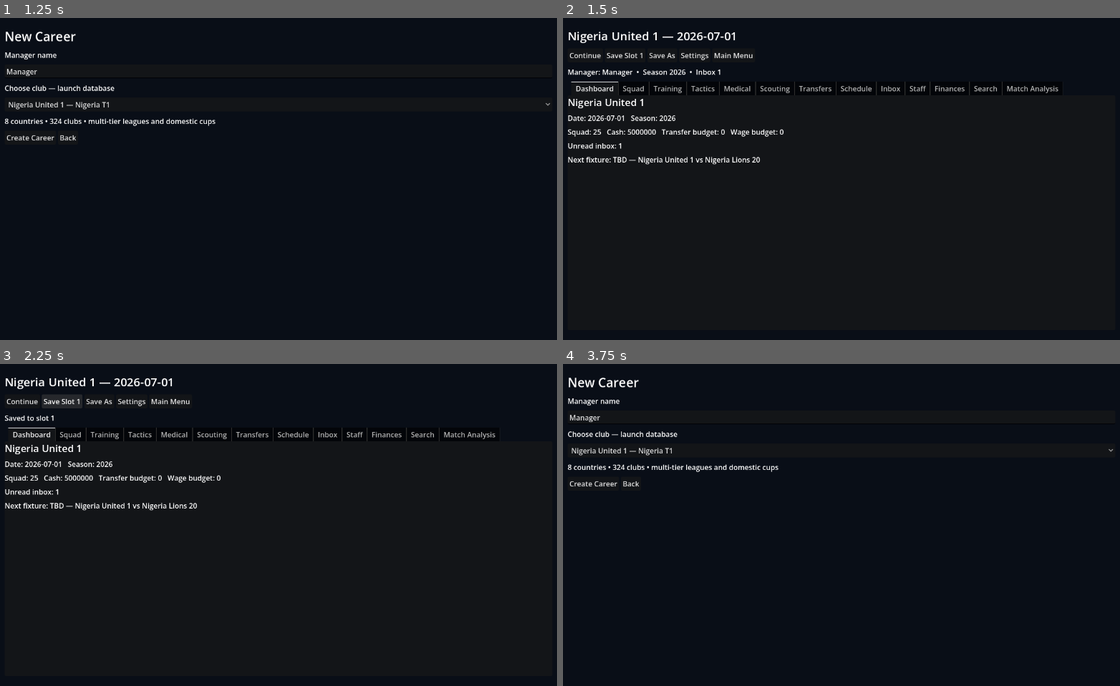
Above: before the commit, frames 1-4 (two rows, left to right).
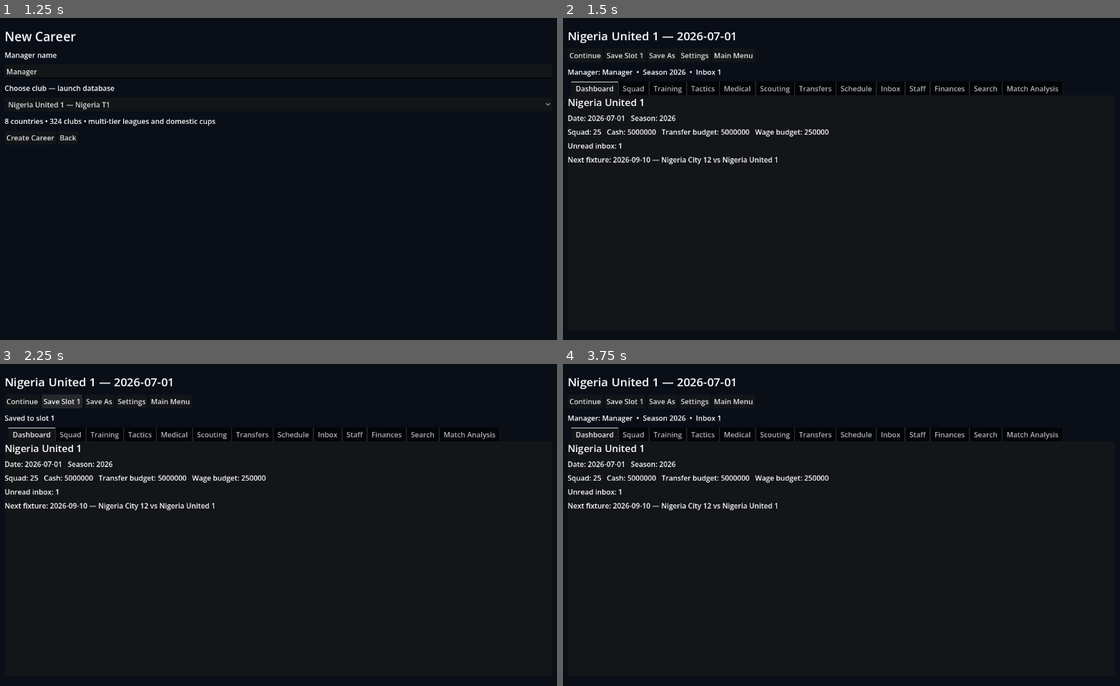
Above: after the commit, the same moments.

Repository: eghosa001/football-manager
Game: Godot game, scene res://game/scenes/career_app.tscn
The game is run twice, just before and just after one commit, with the same random seed, the same clock (stepped at 60 frames per second) and the same inputs.
Inputs (mouse positions are in pixels of both pictures, inside the frame that each line leads up to):
- Up to frame 1 (1.25 s): click "New Career" at 0.5 s
- Up to frame 2 (1.5 s): click "Create Career" at 1.25 s
- Up to frame 3 (2.25 s): click "Save Slot 1" at 2 s
- Up to frame 4 (3.75 s): click "Main Menu" at 2.75 s; click (841, 421) at 3.5 s, where only the run after the commit has a clickable "Resume Career"

Frame 1 is identical in both runs. In frame 2, 0.6% of the frame differs, in the area x 8-48%, y 34-46%; in frame 3, 0.6%; in frame 4, 3.5%, in the area x 0-99%, y 4-46%.
Error before the commit: Parse Error: Cannot infer the type of "key" variable because the value doesn't have a set type. (res://simulation/tactics/tactics_manager.gd:67)

Commit message:
Harden RC2 career runtime, persistence and local validation

Diff:
--- a/application/career/career_session.gd
+++ b/application/career/career_session.gd
@@ -21,6 +21,7 @@
 var seed := 12345
 
 func new_career(manager_name: String, club_id: String = "", world_seed: int = 12345, launch_countries: int = 0) -> Dictionary:
+	save_path = ""
 	seed = world_seed
 	world = LaunchWorldBuilderClass.new().build(seed, launch_countries, 25)
 	if world.is_empty(): world = WorldGeneratorClass.new().create_world(seed)
--- a/application/career/daily_services.gd
+++ b/application/career/daily_services.gd
@@ -29,10 +29,15 @@
 func _advance_medical(world: Dictionary, managed_club_id: String) -> Array:
 	var medical_system = MedicalSystemClass.new()
 	var updates: Array = []
+	var physios: Dictionary = {}
+	for member in world.get("staff", []):
+		if String(member.get("role", "")) != "physio": continue
+		var club_id := String(member.get("club_id", ""))
+		physios[club_id] = maxi(int(physios.get(club_id, 50)), int(member.get("ability", 50)))
 	for player in world.get("players", []):
 		if bool(player.get("retired", false)): continue
 		var was_injured := int(player.get("injured_days", 0)) > 0
-		var physio_quality := _physio_quality(world.get("staff", []), String(player.get("club_id", "")))
+		var physio_quality := int(physios.get(String(player.get("club_id", "")), 50))
 		var result: Dictionary = medical_system.advance_day(player, physio_quality, 0.65)
 		if bool(result.get("recovered", false)):
 			updates.append({"player_id":String(player.get("id", "")),"type":"recovered"})
--- a/application/career/player_stats_service.gd
+++ b/application/career/player_stats_service.gd
@@ -7,18 +7,22 @@
 	world["player_match_stats"] = world.get("player_match_stats", [])
 	world["player_history"] = world.get("player_history", [])
 	var lineups: Dictionary = result.get("lineups", {})
+	var player_index: Dictionary = {}
+	for player in world.get("players", []): player_index[String(player.get("id", ""))] = player
+	var match_rows: Dictionary = {}
 	for side in ["home", "away"]:
 		for player_id in lineups.get(side, []):
-			var player := _player(world.get("players", []), String(player_id))
+			var player: Dictionary = player_index.get(String(player_id), {})
 			if player.is_empty(): continue
 			player["season_appearances"] = int(player.get("season_appearances", 0)) + 1
 			player["career_appearances"] = int(player.get("career_appearances", 0)) + 1
 			var row := {"player_id":String(player_id),"fixture_id":String(fixture.get("id", "")),"competition_id":String(fixture …(187 unchanged characters)…
 			world.player_match_stats.append(row)
+			match_rows[String(player_id)] = row
 	for event in result.get("events", []):
 		var player_id := String(event.get("player_id", ""))
 		if player_id == "": continue
-		var row := _match_row(world.player_match_stats, String(fixture.get("id", "")), player_id)
+		var row: Dictionary = match_rows.get(player_id, {})
 		if row.is_empty(): continue
 		match String(event.get("type", "")):
 			"shot":
@@ -31,7 +35,7 @@
 			"dribble":
 				row.dribbles = int(row.dribbles) + 1
 				if bool(event.get("success", false)): row.dribbles_completed = int(row.dribbles_completed) + 1
-	_update_season_history(world, fixture, result)
+	_update_season_history(world, fixture, result, match_rows)
 
 func season_totals(world: Dictionary, player_id: String, season_year: int = -1) -> Dictionary:
 	var target_year := int(world.get("season_year", 2026)) if season_year < 0 else season_year
@@ -44,7 +48,7 @@
 	total.xg = snappedf(float(total.xg), 0.01)
 	return total
 
-func _update_season_history(world: Dictionary, fixture: Dictionary, result: Dictionary) -> void:
+func _update_season_history(world: Dictionary, fixture: Dictionary, result: Dictionary, match_rows: Dictionary) -> void:
 	var year := int(world.get("season_year", 2026))
 	for side in ["home", "away"]:
 		var club_id := String(fixture.get("home_club_id", "")) if side == "home" else String(fixture.get("away_club_id", ""))
@@ -54,7 +58,7 @@
 				row = {"player_id":String(player_id),"season_year":year,"club_id":club_id,"competition_id":String(fixture.get("competition_id", "")),"appearances":0,"goals":0,"xg":0.0}
 				world.player_history.append(row)
 			row.appearances = int(row.appearances) + 1
-			var match_row := _match_row(world.player_match_stats, String(fixture.get("id", "")), String(player_id))
+			var match_row: Dictionary = match_rows.get(String(player_id), {})
 			if not match_row.is_empty():
 				row.goals = int(row.goals) + int(match_row.goals)
 				row.xg = snappedf(float(row.xg) + float(match_row.xg), 0.01)
--- a/application/career/recruitment_daily.gd
+++ b/application/career/recruitment_daily.gd
@@ -12,9 +12,9 @@
 		if not bool(focus.get("active", true)): continue
 		var scout := _staff(world, String(focus.get("scout_id", "")))
 		if scout.is_empty(): continue
-		var before_count := focus.get("discovered", []).size()
+		var before_count: int = focus.get("discovered", []).size()
 		service.advance_focus(world, focus, 1, int(scout.get("ability", 50)), seed + _stable_key(String(focus.get("id", ""))))
-		var after_count := focus.get("discovered", []).size()
+		var after_count: int = focus.get("discovered", []).size()
 		updates.append({"focus_id":String(focus.id),"progress":float(focus.progress),"new_players":after_count-before_count})
 		if String(focus.get("club_id", "")) == managed_club_id and after_count > before_count:
 			InboxServiceClass.new().add_message(world, "scouting", "Recruitment focus update", "%d new player%s discovered in %s." % [after_count-before_count,"" if after_count-before_count == 1 else "s",String(focus.get("country_id", "the target nation"))])
--- a/application/career/save_slots.gd
+++ b/application/career/save_slots.gd
@@ -2,6 +2,13 @@
 extends RefCounted
 
 const SaveStoreClass = preload("res://persistence/save_store.gd")
+
+func first_available_slot(max_slots: int = 10) -> int:
+	for slot in range(1, max_slots + 1):
+		var path := slot_path(slot)
+		if not FileAccess.file_exists(path) and not FileAccess.file_exists(path + ".bak"):
+			return slot
+	return 0
 
 func slot_path(slot: int) -> String:
 	return "user://saves/career_%02d.fdn" % clampi(slot, 1, 20)
--- a/game/career/career_app.gd
+++ b/game/career/career_app.gd
@@ -48,6 +48,7 @@
 	var root := _clear()
 	_add_heading(root, "FOOTBALL DYNASTY", 36)
 	var subtitle := Label.new(); subtitle.text = "Build a dynasty. Shape a football world."; root.add_child(subtitle)
+	if not session.world.is_empty(): _add_button(root, "Resume Career", _show_career)
 	_add_button(root, "New Career", _show_new_career)
 	_add_button(root, "Load Career", _show_load_menu)
 	_add_button(root, "Settings", _show_settings)
@@ -105,6 +106,7 @@
 	_add_button(buttons, "Back", _show_main_menu)
 
 func _create_career_from_wizard() -> void:
+	active_slot = slots.first_available_slot()
 	var manager_name := _manager_name_input.text.strip_edges()
 	if manager_name == "": manager_name = "Manager"
 	var selected := clampi(_club_selector.selected, 0, maxi(0, _wizard_clubs.size()-1))
@@ -149,7 +151,7 @@
 	_add_heading(root, "%s — %s" % [String(club.get("name", "Club")), String(snap.date)], 26)
 	var buttons := HBoxContainer.new(); root.add_child(buttons)
 	_add_button(buttons, "Continue", _advance_day)
-	_add_button(buttons, "Save Slot %d" % active_slot, _save)
+	_add_button(buttons, "Save Slot %d" % active_slot if active_slot > 0 else "Save Career", _save)
 	_add_button(buttons, "Save As", _show_save_as)
 	_add_button(buttons, "Settings", _show_settings)
 	_add_button(buttons, "Main Menu", _show_main_menu)
@@ -181,8 +183,8 @@
 	_add_button(root, "Back", _show_career)
 
 func _save_to_slot(slot: int) -> void:
-	active_slot = slot
 	var err := slots.save_slot(slot, session.world, session.history, session.manager)
+	if err == OK: active_slot = slot
 	_show_career()
 	if status != null: status.text = "Saved to slot %d" % slot if err == OK else "Save failed (%d)" % err
 
@@ -215,11 +217,17 @@
 	var result: Dictionary = DayRunnerClass.new().advance_day(session.world, session.history, session.seed + int(session.world.get("day_index",0))*17 + int(session.world.get("season_year",2026))*101)
 	if result.has("error"):
 		status.text = "Unable to advance day"; return
-	if bool(settings.get("autosave", true)) and int(session.world.get("day_index", 0)) % int(settings.get("autosave_interval_days", 7)) == 0:
-		slots.save_slot(active_slot, session.world, session.history, session.manager)
-	_show_career()
+	var save_error: Error = OK
+	if active_slot > 0 and bool(settings.get("autosave", true)) and int(session.world.get("day_index", 0)) % maxi(1, int(settings.get("autosave_interval_days", 7))) == 0:
+		save_error = slots.save_slot(active_slot, session.world, session.history, session.manager)
+	_show_career()
+	if save_error != OK: status.text = "Autosave failed (%d). Please save your career manually." % save_error
+	elif active_slot == 0: status.text = "All save slots are occupied. Use Save As to choose a slot."
 
 func _save() -> void:
+	if active_slot == 0:
+		_show_save_as()
+		return
 	var err := slots.save_slot(active_slot, session.world, session.history, session.manager)
 	status.text = "Saved to slot %d" % active_slot if err == OK else "Save failed (%d)" % err
 
--- a/game/match_viewer.gd
+++ b/game/match_viewer.gd
@@ -120,7 +120,7 @@
 func _to_screen(position: Dictionary, pitch: Rect2) -> Vector2:
 	var x := float(position.get("x", 0.0))
 	var y := float(position.get("y", 0.0))
-	var spatial := match_result.get("spatial", {})
+	var spatial: Dictionary = match_result.get("spatial", {})
 	var length := float(spatial.get("pitch_length", 1.0))
 	var width := float(spatial.get("pitch_width", 1.0))
 	# Phase 8 legacy frames are normalized; Match Engine v2 frames use metres.
--- a/persistence/save_store.gd
+++ b/persistence/save_store.gd
@@ -28,10 +28,16 @@
 	if _load_path(temp_path).is_empty():
 		DirAccess.remove_absolute(temp_global)
 		return ERR_FILE_CORRUPT
-	if FileAccess.file_exists(backup_path):
-		DirAccess.remove_absolute(backup_global)
 	if FileAccess.file_exists(path):
-		var backup_error := DirAccess.rename_absolute(save_global, backup_global)
+		var backup_error: Error = OK
+		if _load_path(path).is_empty():
+			# A recovered career must retain its good backup, not replace it with corruption.
+			backup_error = DirAccess.remove_absolute(save_global)
+		else:
+			if FileAccess.file_exists(backup_path):
+				backup_error = DirAccess.remove_absolute(backup_global)
+			if backup_error == OK:
+				backup_error = DirAccess.rename_absolute(save_global, backup_global)
 		if backup_error != OK:
 			DirAccess.remove_absolute(temp_global)
 			return backup_error
@@ -73,6 +79,11 @@
 	return _migrate(parsed)
 
 func _migrate(payload: Dictionary) -> Dictionary:
+	# Validate before typed assignments so damaged files fall back to the backup.
+	if not payload.get("world") is Dictionary or not payload.get("history", []) is Array:
+		return {}
+	if not payload.get("schema_version", 0) is int:
+		return {}
 	var version: int = int(payload.get("schema_version", 0))
 	if version == 0:
 		payload["history"] = payload.get("history", [])
--- a/simulation/competitions/registration_service.gd
+++ b/simulation/competitions/registration_service.gd
@@ -20,8 +20,10 @@
 		reasons.append("too_young")
 	return {"eligible":reasons.is_empty(),"reasons":reasons,"homegrown":homegrown,"foreign":home_country != "" and nationality != "" and nationality != home_country,"u21":age <= 21}
 
-func register_squad(world: Dictionary, club_id: String, competition: Dictionary, player_ids: Array, season_year: int) -> Dictionary:
+func register_squad(world: Dictionary, club_id: String, competition: Dictionary, player_ids: Array, season_year: int, player_index: Dictionary = {}) -> Dictionary:
 	ensure_world(world)
+	if player_index.is_empty():
+		for player in world.get("players", []): player_index[String(player.get("id", ""))] = player
 	var rules: Dictionary = competition.get("registration_rules", {})
 	var max_squad := int(rules.get("max_squad", 25))
 	var min_homegrown := int(rules.get("min_homegrown", 0))
@@ -33,7 +35,10 @@
 	var foreign_count := 0
 	var goalkeeper_count := 0
 	for player_id in player_ids:
-		var player := _player(world, String(player_id))
+		if String(player_id) in accepted:
+			rejected.append({"player_id":String(player_id),"reason":"duplicate"})
+			continue
+		var player: Dictionary = player_index.get(String(player_id), {})
 		if player.is_empty() or String(player.get("club_id", "")) != club_id:
 			rejected.append({"player_id":String(player_id),"reason":"not_at_club"})
 			continue
@@ -58,14 +63,19 @@
 
 func auto_register_world(world: Dictionary, season_year: int) -> Dictionary:
 	ensure_world(world)
+	var player_index: Dictionary = {}
+	var squads: Dictionary = {}
+	for player in world.get("players", []):
+		player_index[String(player.get("id", ""))] = player
+		if bool(player.get("retired", false)): continue
+		var club_id := String(player.get("club_id", ""))
+		if not squads.has(club_id): squads[club_id] = []
+		squads[club_id].append(player)
 	var registered := 0
 	var invalid := 0
 	for competition in world.get("competitions", []):
 		for club_id in competition.get("club_ids", []):
-			var candidates: Array = []
-			for player in world.get("players", []):
-				if String(player.get("club_id", "")) == String(club_id) and not bool(player.get("retired", false)):
-					candidates.append(player)
+			var candidates: Array = squads.get(String(club_id), []).duplicate()
 			candidates.sort_custom(func(a: Dictionary, b: Dictionary):
 				var a_gk := 1 if String(a.get("position", "")) == "GK" else 0
 				var b_gk := 1 if String(b.get("position", "")) == "GK" else 0
@@ -76,7 +86,7 @@
 			)
 			var ids: Array = []
 			for player in candidates: ids.append(String(player.get("id", "")))
-			var result: Dictionary = register_squad(world, String(club_id), competition, ids, season_year)
+			var result: Dictionary = register_squad(world, String(club_id), competition, ids, season_year, player_index)
 			registered += 1
 			if not bool(result.get("valid", false)): invalid += 1
 	return {"registered":registered,"invalid":invalid}
@@ -88,7 +98,7 @@
 	var ids: Array = world.registrations[key].get("player_ids", [])
 	var players: Array = []
 	for player in world.get("players", []):
-		if String(player.get("id", "")) in ids: players.append(player)
+		if String(player.get("id", "")) in ids and String(player.get("club_id", "")) == club_id and not bool(player.get("retired", false)): players.append(player)
 	return players
 
 func is_registered(world: Dictionary, club_id: String, competition_id: String, season_year: int, player_id: String) -> bool:
--- a/simulation/match/full_match_engine_v2.gd
+++ b/simulation/match/full_match_engine_v2.gd
@@ -144,7 +144,7 @@
 func _best_set_piece_taker(team: Array) -> Dictionary:
 	var best: Dictionary = team[0]
 	for player in team:
-		var a := player.get("attributes", {}); var b := best.get("attributes", {})
+		var a: Dictionary = player.get("attributes", {}); var b: Dictionary = best.get("attributes", {})
 		var score := int(a.get("corners",a.get("free_kicks",player.get("current_ability",50))))
 		var best_score := int(b.get("corners",b.get("free_kicks",best.get("current_ability",50))))
 		if score > best_score: best = player
--- a/simulation/scouting/scouting_service.gd
+++ b/simulation/scouting/scouting_service.gd
@@ -58,7 +58,7 @@
 	ensure_world(world)
 	var country_id := String(player.get("country_id", ""))
 	var country_bonus := float(world.country_knowledge.get(country_id,0.0))*0.25
-	var knowledge: float = clampf(maxf(float(world.scouting_knowledge.get(String(player.id),0.0)),observer_quality/100.0*0.5,country_bonus),0.0,1.0)
+	var knowledge: float = clampf(maxf(maxf(float(world.scouting_knowledge.get(String(player.id),0.0)),observer_quality/100.0*0.5),country_bonus),0.0,1.0)
 	var attrs: Dictionary = player.get("attributes", {})
 	var visible := {}
 	for name in attrs.keys():
--- a/simulation/tactics/tactics_manager.gd
+++ b/simulation/tactics/tactics_manager.gd
@@ -64,7 +64,7 @@
 	var roles := {}; var duties := {}; var role_counts := {}
 	for position in FORMATIONS[formation]:
 		role_counts[position] = int(role_counts.get(position, 0)) + 1
-		var key := position if int(role_counts[position]) == 1 else "%s_%d" % [position, int(role_counts[position])]
+		var key: String = position if int(role_counts[position]) == 1 else "%s_%d" % [position, int(role_counts[position])]
 		roles[key] = String(ROLES.get(position,["support"])[0])
 		duties[key] = _default_duty(position)
 	var tactic := {"formation":formation,"mentality":mentality,"tempo":tempo,"pressing":pressing,"roles":roles,"duties":duties,"familiarity":50.0,"instructions":default_instructions(mentality,tempo,pressing)}
--- /dev/null
+++ b/tests/career_ui_test.gd
@@ -0,0 +1,31 @@
+extends SceneTree
+
+func _init() -> void:
+	_run.call_deferred()
+
+func _run() -> void:
+	var scene = load("res://game/scenes/career_app.tscn").instantiate()
+	root.add_child(scene)
+	await process_frame
+	scene._show_new_career()
+	await process_frame
+	assert(scene._wizard_clubs.size() > 0)
+	scene.session.new_career("UI Test", "", 12345, 1)
+	scene._show_career()
+	await process_frame
+	assert(is_instance_valid(scene.status))
+	scene._advance_day()
+	await process_frame
+	assert(int(scene.session.world.day_index) == 1)
+	scene._show_save_as()
+	await process_frame
+	scene._save_to_slot(1)
+	await process_frame
+	assert(scene.status.text == "Saved to slot 1")
+	scene._load_slot(1)
+	await process_frame
+	assert(scene.session.manager.name == "UI Test")
+	scene.queue_free()
+	await process_frame
+	print("[TEST] CAREER UI PASS")
+	quit(0)
--- /dev/null
+++ b/tests/player_stats_test.gd
@@ -0,0 +1,21 @@
+extends SceneTree
+
+func _init() -> void:
+	var service = preload("res://application/career/player_stats_service.gd").new()
+	var world := {"season_year":2026,"players":[{"id":"p1"},{"id":"p2"}]}
+	var fixture := {"id":"f1","competition_id":"league","home_club_id":"a","away_club_id":"b"}
+	var result := {"lineups":{"home":["p1"],"away":["p2"]},"events":[{"player_id":"p1","type":"shot","outcome":"goal","xg":0.25},{"player_id":"p2","type":"pass","success":true}]}
+	service.record_match(world, fixture, result)
+	var first_match: Array = world.player_match_stats.duplicate(true)
+	fixture.id = "f2"
+	service.record_match(world, fixture, result)
+	assert(world.player_match_stats.slice(0, 2) == first_match)
+	assert(world.player_match_stats.size() == 4)
+	var totals: Dictionary = service.season_totals(world, "p1")
+	assert(totals.appearances == 2 and totals.goals == 2 and totals.shots == 2)
+	assert(is_equal_approx(totals.xg, 0.5))
+	assert(service.season_totals(world, "p2").passes_completed == 2)
+	assert(world.player_history[0].goals == 2)
+	assert(world.players[0].career_appearances == 2)
+	print("[TEST] PLAYER STATS PASS")
+	quit(0)
--- a/tests/rc2_integration_test.gd
+++ b/tests/rc2_integration_test.gd
@@ -16,6 +16,7 @@
 	assert(session.world.get("countries", []).size() == 8)
 	assert(session.world.get("competitions", []).size() > 8)
 	assert(session.world.get("registrations", {}).size() > 0)
+	print("[TEST] RC2 world initialized")
 	var command = CommandClass.new()
 	var club_id := String(session.managed_club_id)
 
@@ -77,6 +78,7 @@
 		if String(entry.get("category", "")) in ["transfer_fee","signing_bonus","agent_fee"]: transfer_entries += 1
 	assert(transfer_entries >= 3)
 
+	print("[TEST] RC2 commands and transfer passed")
 	for day in range(8):
 		var result: Dictionary = DayRunnerClass.new().advance_day(session.world, session.history, 99000 + day)
 		assert(not result.has("error"))
@@ -110,6 +112,7 @@
 	assert(session.world.has("last_managed_match"))
 	assert(String(session.world.last_managed_match.result.spatial.model) == "causal_2d_v2")
 
+	print("[TEST] RC2 matchday passed")
 	var path := "user://rc2_integration.fdn"
 	assert(session.save_career(path) == OK)
 	var loaded = CareerSessionClass.new()
--- /dev/null
+++ b/tests/registration_safety_test.gd
@@ -0,0 +1,23 @@
+extends SceneTree
+
+const Registration = preload("res://simulation/competitions/registration_service.gd")
+
+func _init() -> void:
+	var service = Registration.new()
+	var player := {"id":"p1","club_id":"a","country_id":"nga","age":25,"position":"GK"}
+	var competition := {"id":"league","country_id":"nga","club_ids":["a"],"registration_rules":{}}
+	var world := {"players":[player],"competitions":[competition]}
+	var result: Dictionary = service.register_squad(world, "a", competition, ["p1","p1"], 2026)
+	assert(result.registered == ["p1"])
+	assert(result.goalkeepers == 1)
+	assert(result.rejected[0].reason == "duplicate")
+	var expected: Dictionary = world.registrations.duplicate(true)
+	service.auto_register_world(world, 2026)
+	assert(world.registrations == expected)
+	player.club_id = "b"
+	assert(service.registered_players(world, "a", "league", 2026).is_empty())
+	player.club_id = "a"
+	player.retired = true
+	assert(service.registered_players(world, "a", "league", 2026).is_empty())
+	print("[TEST] REGISTRATION SAFETY PASS")
+	quit(0)
--- /dev/null
+++ b/tests/save_safety_test.gd
@@ -0,0 +1,31 @@
+extends SceneTree
+
+const Store = preload("res://persistence/save_store.gd")
+const Slots = preload("res://application/career/save_slots.gd")
+
+func _init() -> void:
+	var store = Store.new()
+	assert(store._migrate({"schema_version":2,"history":[]}).is_empty())
+	assert(store._migrate({"schema_version":1,"world":"broken"}).is_empty())
+	assert(store._migrate({"schema_version":2,"world":{},"history":42}).is_empty())
+	assert(store._migrate({"schema_version":"bad","world":{}}).is_empty())
+	var slots = Slots.new()
+	assert(slots.first_available_slot() == 1)
+	assert(slots.save_slot(1, {"clubs":[]}, [], {"name":"Existing manager"}) == OK)
+	assert(slots.first_available_slot() == 2)
+	# An unreadable primary still occupies its slot and must never be overwritten implicitly.
+	var file := FileAccess.open(slots.slot_path(2), FileAccess.WRITE)
+	file.store_string("damaged save"); file.close()
+	assert(slots.first_available_slot(2) == 0)
+	assert(slots.first_available_slot() == 3)
+	# Backup-only saves are also reserved and recoverable.
+	assert(DirAccess.rename_absolute(ProjectSettings.globalize_path(slots.slot_path(1)), ProjectSettings.globalize_path(slots.slot_path(1) + ".bak")) == OK)
+	assert(slots.first_available_slot() == 3)
+	assert(slots.load_slot(1).world.human_manager.name == "Existing manager")
+	file = FileAccess.open(slots.slot_path(1), FileAccess.WRITE)
+	file.store_string("corrupt primary"); file.close()
+	assert(slots.save_slot(1, {"clubs":[]}, [], {"name":"Recovered manager"}) == OK)
+	assert(store._load_path(slots.slot_path(1) + ".bak").world.human_manager.name == "Existing manager")
+	assert(slots.load_slot(1).world.human_manager.name == "Recovered manager")
+	print("[TEST] SAVE SAFETY PASS")
+	quit(0)
Not shown, added: application/career/career_command_service.gd.uid
Not shown, added: application/career/career_cycle.gd.uid
Not shown, added: application/career/career_matchday_service.gd.uid
Not shown, added: application/career/career_query.gd.uid
Not shown, added: application/career/career_session.gd.uid
Not shown, added: application/career/daily_services.gd.uid
Not shown, added: application/career/day_runner.gd.uid
Not shown, added: application/career/inbox_service.gd.uid
Not shown, added: application/career/institution_commands.gd.uid
Not shown, added: application/career/player_stats_service.gd.uid
Not shown, added: application/career/recruitment_daily.gd.uid
Not shown, added: application/career/save_slots.gd.uid
(and 84 more such lines)
